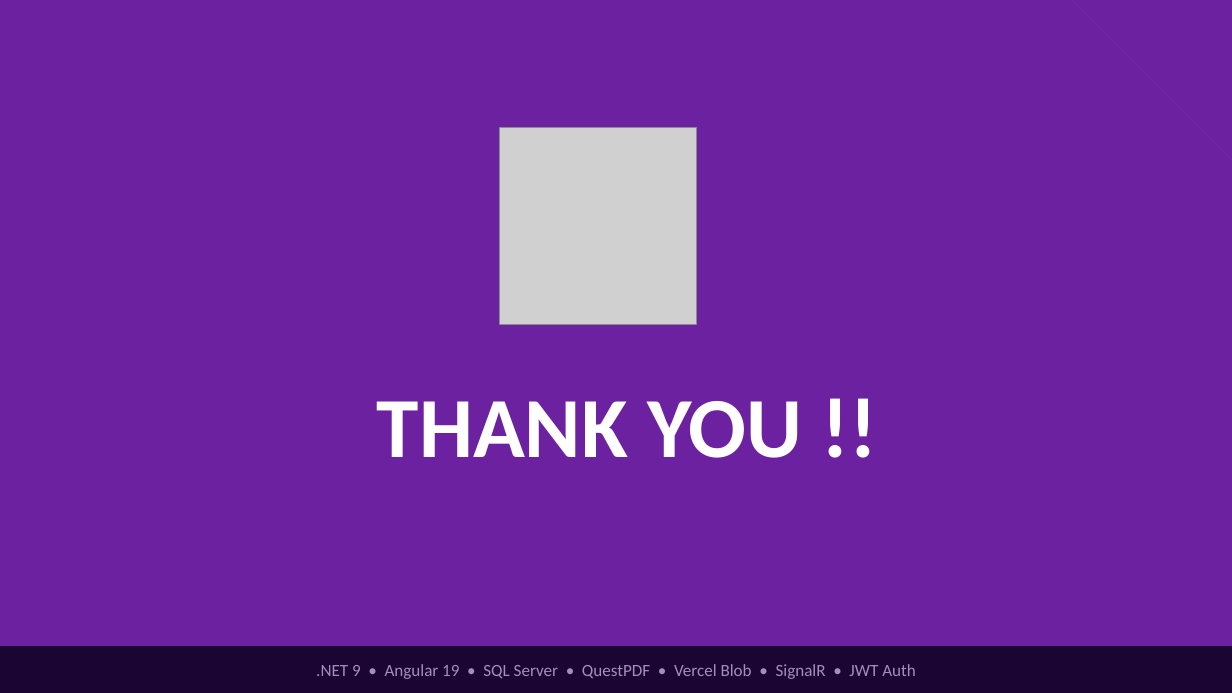
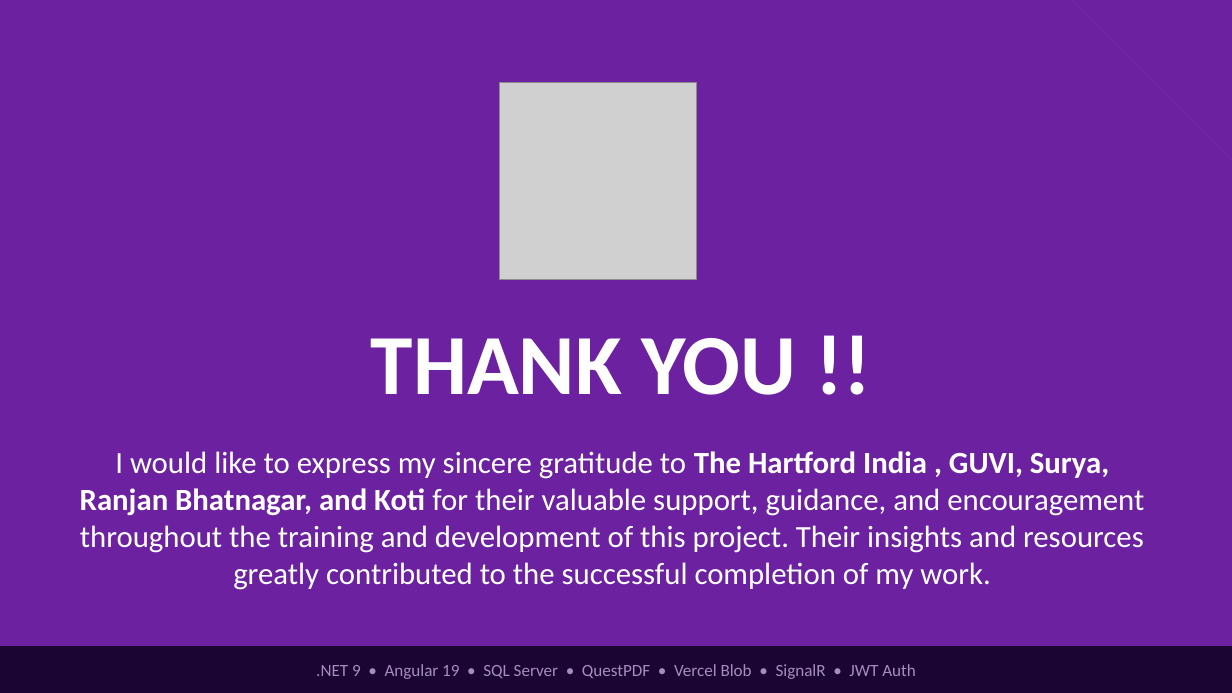
Before and after one commit to goutham4126/GOUTHAM, a slide deck: slide 12 of Insurance_Capstone.pptx. Drawn at 1232x693 pixels with LibreOffice and Linux fonts; fonts in the diff are those of the drawing; grey boxes stand for pictures. Boxes give left, top, right and bottom in pixels: in the first picture for what was removed or moved away, otherwise in the second. Text is boxed around its words. In the diff, an @@ line names an element or a change of style, - is before the commit and + after.

```diff
--- a/Insurance_Capstone.pptx
+++ b/Insurance_Capstone.pptx
@@ picture: place and size @@
-picture at <box>499,127,696,324</box>
+picture at <box>499,83,696,280</box>
@@ text "THANK YOU !!": place and size @@
-text "THANK YOU !!" at <box>377,401,802,458</box>
+text "THANK YOU !!" at <box>371,338,796,395</box>
@@ text added at <box>80,451,1144,590</box>, 18 pt, text #FFFFFF @@
+I would like to express my sincere gratitude to The Hartford India , GUVI, Surya,
+Ranjan Bhatnagar, and Koti for their valuable support, guidance, and encouragement
+throughout the training and development of this project. Their insights and resources
+greatly contributed to the successful completion of my work.
```
Also in this commit, not shown: 1 other slide changed, 47 other files.
